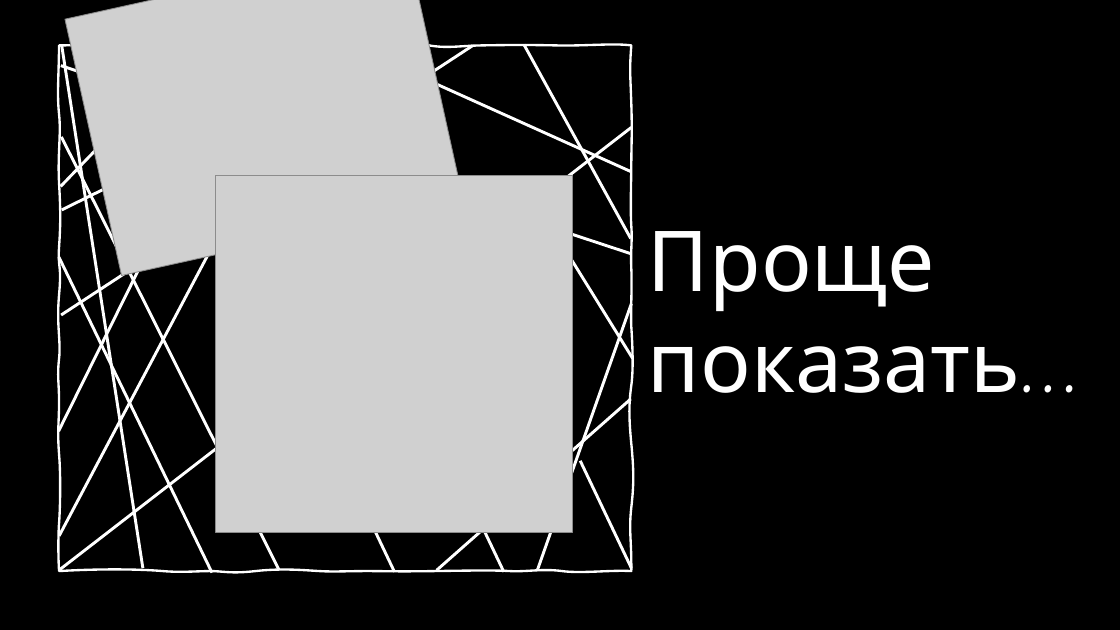
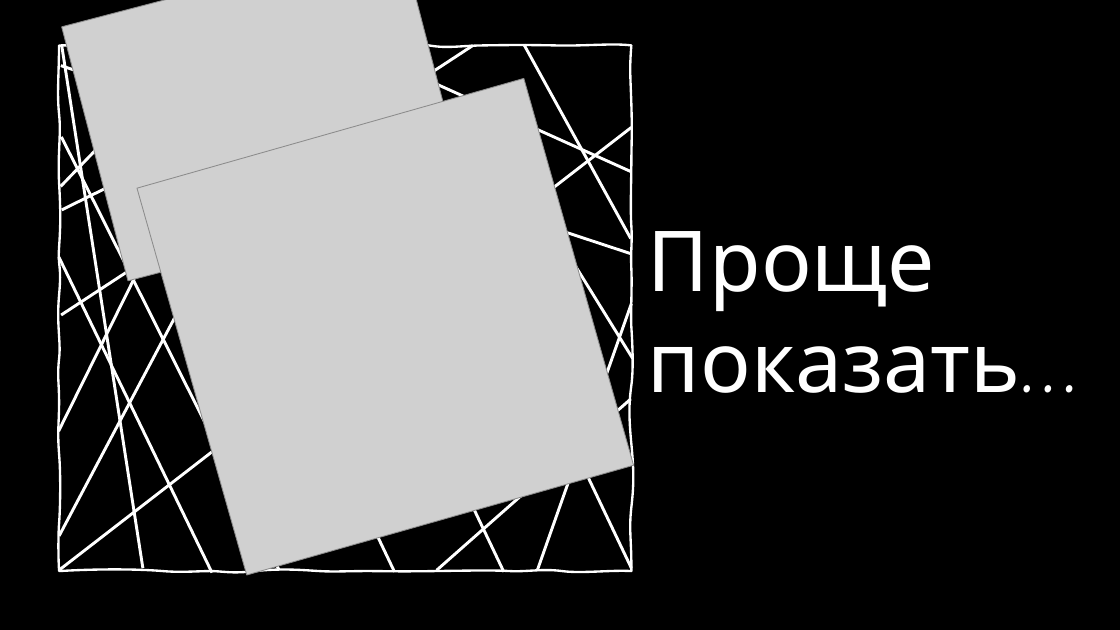
Before and after one commit to nastosinka/oops_trap, a slide deck: slide 3 of docs/Oopps!Trap!.pptx. Drawn at 1120x630 pixels with LibreOffice and Linux fonts; fonts in the diff are those of the drawing; grey boxes stand for pictures; background and template pictures are left out. Boxes give left, top, right and bottom in pixels: in the first picture for what was removed or moved away, otherwise in the second. Text is boxed around its words. In the diff, an @@ line names an element or a change of style, - is before the commit and + after.

```diff
--- a/docs/Oopps!Trap!.pptx
+++ b/docs/Oopps!Trap!.pptx
@@ picture at box(62, 0, 467, 281): rotation 347 to 345 degrees @@
@@ freeform shape at box(58, 44, 634, 573): outline redrawn @@
@@ picture at box(137, 79, 634, 576): rotation 0 to 344 degrees @@
```
Also in this commit, not shown: 5 other slides changed, 2 slides added.
